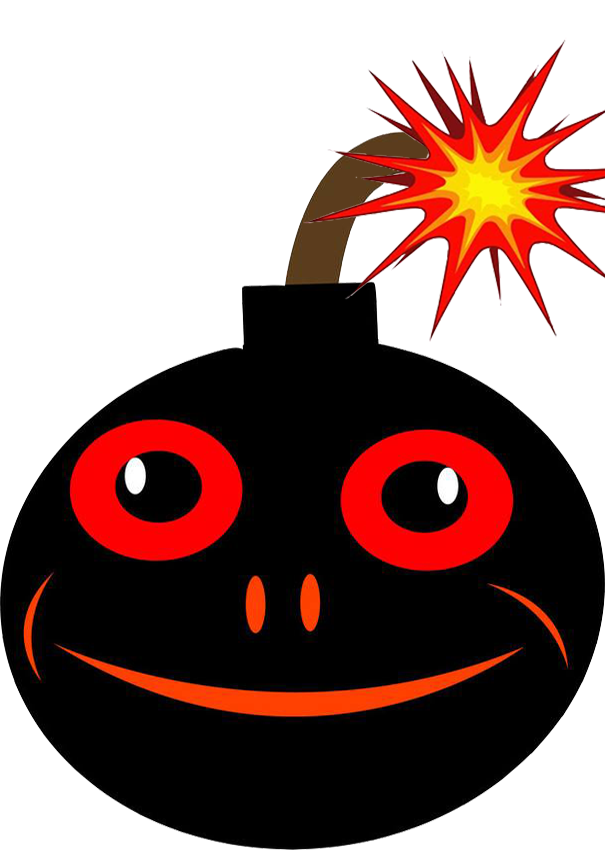
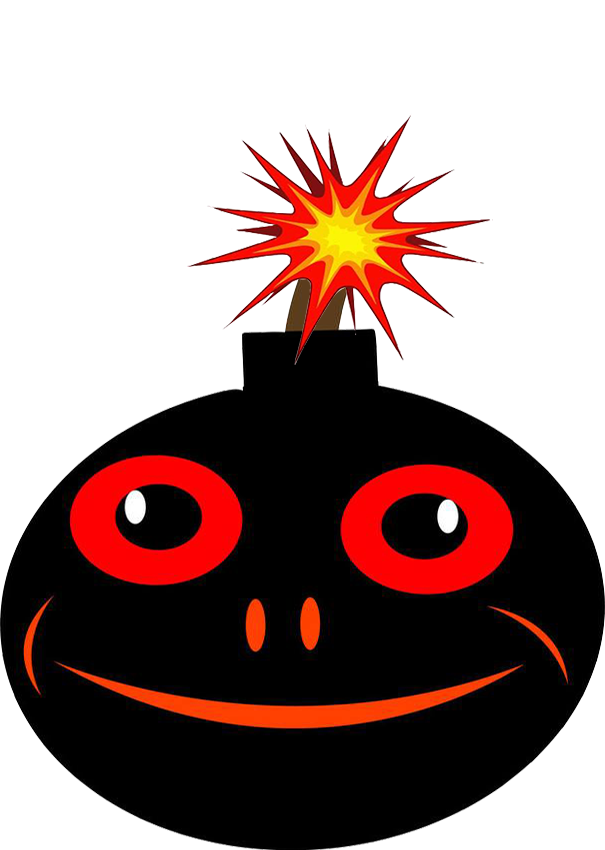
Two versions of the same layered image (605 x 850). Layer-by-layer changes:
painted on "boomcolor_03" over [186, 38, 605, 365]
painted on "图层 0" over [0, 131, 605, 850]
